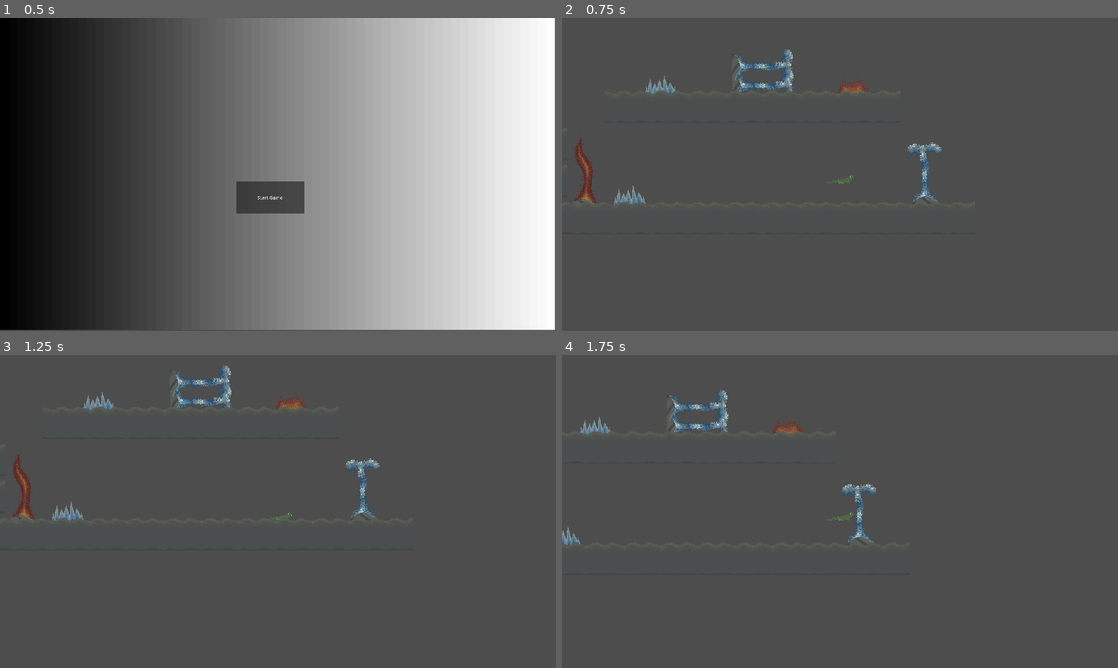
Above: before the commit, frames 1-4 (two rows, left to right).
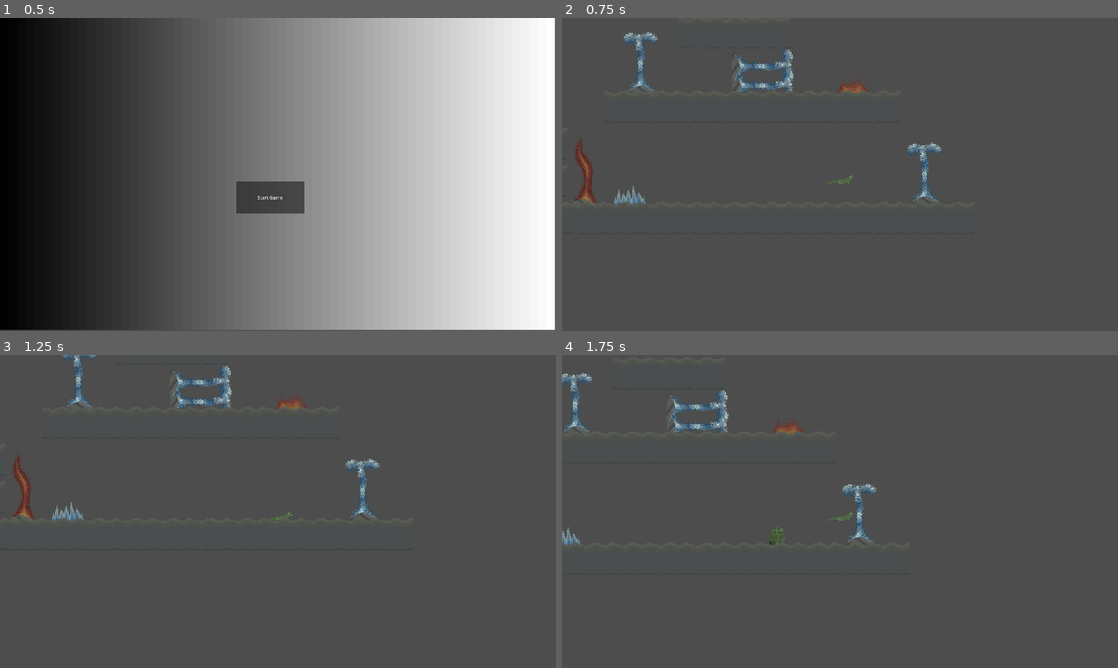
Above: after the commit, the same moments.

Repository: Logan-Voigt/The-Lost-Lizard
Game: Godot game, scene res://src/globals/main.tscn
Two runs of this game, one before a commit and one after it. Both use one fixed random seed, a clock stepped at 60 frames per second and the inputs below.
Inputs:
- Up to frame 1 (0.5 s): no input
- Up to frame 2 (0.75 s): click "Start Game" at 0.5 s
- Up to frame 3 (1.25 s): no input
- Up to frame 4 (1.75 s): tap Enter at 1.25 s; hold D (move_right) from 1.28 s (still down); hold E (set_egg) from 1.28 s (still down); tap Space (move_jump) at 1.52 s

Frame 1 is identical in both runs. In frame 2, 0.5% of the frame differs, in the area x 11-21%, y 4-25%; in frame 3, 0.4%; in frame 4, 0.5%, in the area x 0-41%, y 5-61%.

Commit message:
added working respawn egg

Diff:
--- a/src/globals/game_state.gd
+++ b/src/globals/game_state.gd
@@ -1,6 +1,7 @@
 extends Node
 
 @onready var player_scene : PackedScene = load("res://src/player/player.tscn")
+@onready var egg_scene : PackedScene = load("res://src/player/respawn_egg.tscn")
 @onready var levels : Array[PackedScene] = [load("res://src/level/level.tscn")]
 
 const START_SCREEN : int = 0
@@ -17,7 +18,9 @@
 
 var current_state : int
 var adaptation_type : int
-var respawn_location : Vector2 = Vector2(947, 519)
+var player_location : Vector2
+var level_respawn_location : Vector2 = Vector2(947, 519) # should be set by the current level
+var respawn_egg : Node2D
 
 var wait_timer : float
 var time_to_wait : float = -1.0
@@ -44,8 +47,16 @@
 func respawn_player() -> void:
 	var new_player : Player = player_scene.instantiate()
 	get_tree().root.get_node("Main").add_child(new_player)
-	new_player.position = respawn_location
+	if respawn_egg:
+		new_player.global_position = respawn_egg.global_position
+		respawn_egg.queue_free()
+	else:
+		new_player.global_position = level_respawn_location
 	start_playing()
+
+
+func set_player_location(location : Vector2) -> void:
+	player_location = location
 
 
 func setup_wait_state(function_to_call_on_completion : Callable = start_playing, wait_time : float = -1.0) -> void:
@@ -78,7 +89,12 @@
 		if current_state == PLAYING:
 			change_state(START_SCREEN)
 			EventBus.exit_to_menu.emit()
-
+	if event.is_action_pressed("set_egg"):
+		if respawn_egg:
+			respawn_egg.queue_free()
+		respawn_egg = egg_scene.instantiate()
+		get_tree().root.get_node("Main").add_child(respawn_egg)
+		respawn_egg.global_position = player_location
 
 func _physics_process(delta: float) -> void:
 	if current_state == PLAYER_WAIT and time_to_wait > 0:
--- a/src/level/level.tscn
+++ b/src/level/level.tscn
@@ -15,16 +15,14 @@
 
 [sub_resource type="TileSet" id="TileSet_5vox1"]
 tile_size = Vector2i(128, 128)
-physics_layer_0/collision_layer = 1
+physics_layer_0/collision_layer = 3
+physics_layer_0/collision_mask = 3
 sources/4 = SubResource("TileSetAtlasSource_w7y1s")
 
 [node name="Level" type="Node2D"]
 
 [node name="FireFloor" parent="." instance=ExtResource("1_5suky")]
 position = Vector2(987, 283)
-
-[node name="IcySpikes" parent="." instance=ExtResource("2_p6v4a")]
-position = Vector2(320, 287)
 
 [node name="IcySpikes2" parent="." instance=ExtResource("2_p6v4a")]
 position = Vector2(212, 667)
@@ -34,6 +32,9 @@
 
 [node name="IcyVent" parent="." instance=ExtResource("4_w7y1s")]
 position = Vector2(1249, 666)
+
+[node name="IcyVent4" parent="." instance=ExtResource("4_w7y1s")]
+position = Vector2(268, 284)
 
 [node name="IcyVent2" parent="." instance=ExtResource("4_w7y1s")]
 position = Vector2(570, 270)
@@ -47,5 +48,5 @@
 
 [node name="TileMapLayer" type="TileMapLayer" parent="."]
 z_index = 2
-tile_map_data = PackedByteArray("AAAAAAUABAAAAAAAAAABAAUABAA …(288 unchanged characters)… AAAAAAAD//wQABAAAAAAAAAD//wUABAAAAAAAAAA=")
+tile_map_data = PackedByteArray("AAAAAAUABAAAAAAAAAABAAUABAA …(288 unchanged characters)… AAAAAAAD//wQABAAAAAAAAAD//wUABAAAAAAAAAADAAAABAAAAAAAAAAEAAAABAAAAAAAAAAFAAAABAAAAAAAAAA=")
 tile_set = SubResource("TileSet_5vox1")
--- a/src/player/player.gd
+++ b/src/player/player.gd
@@ -58,6 +58,7 @@
 	if Input.is_action_pressed("move_right"):
 		player_sprite.flip_h = false
 
+
 func _on_delete_self() -> void:
 	queue_free()
 
@@ -68,6 +69,7 @@
 	handle_jumping(delta)
 	handle_graphics()
 	move_and_slide()
+	GameState.set_player_location(global_position)
 
 
 func _ready() -> void:
--- /dev/null
+++ b/src/player/respawn_egg.gd
@@ -0,0 +1,6 @@
+extends CharacterBody2D
+
+func _physics_process(delta: float) -> void:
+	if not is_on_floor():
+		velocity += get_gravity() * delta
+	move_and_slide()
--- /dev/null
+++ b/src/player/respawn_egg.tscn
@@ -0,0 +1,31 @@
+[gd_scene load_steps=5 format=3 uid="uid://b2ialea5ytqmr"]
+
+[ext_resource type="Script" uid="uid://d0ifg4oc6y2jd" path="res://src/player/respawn_egg.gd" id="1_h1yn4"]
+[ext_resource type="Texture2D" uid="uid://c3kfsvnr4uiv" path="res://assets/respawn_egg.png" id="2_28rpf"]
+
+[sub_resource type="RectangleShape2D" id="RectangleShape2D_gs0v5"]
+size = Vector2(36, 60)
+
+[sub_resource type="SpriteFrames" id="SpriteFrames_sl0ui"]
+animations = [{
+"frames": [{
+"duration": 1.0,
+"texture": ExtResource("2_28rpf")
+}],
+"loop": true,
+"name": &"default",
+"speed": 5.0
+}]
+
+[node name="RespawnEgg" type="CharacterBody2D"]
+collision_layer = 2
+collision_mask = 2
+script = ExtResource("1_h1yn4")
+
+[node name="CollisionShape2D" type="CollisionShape2D" parent="."]
+position = Vector2(2, -30)
+shape = SubResource("RectangleShape2D_gs0v5")
+
+[node name="AnimatedSprite2D" type="AnimatedSprite2D" parent="."]
+position = Vector2(0, -64)
+sprite_frames = SubResource("SpriteFrames_sl0ui")
Not shown, added: src/player/respawn_egg.gd.uid
